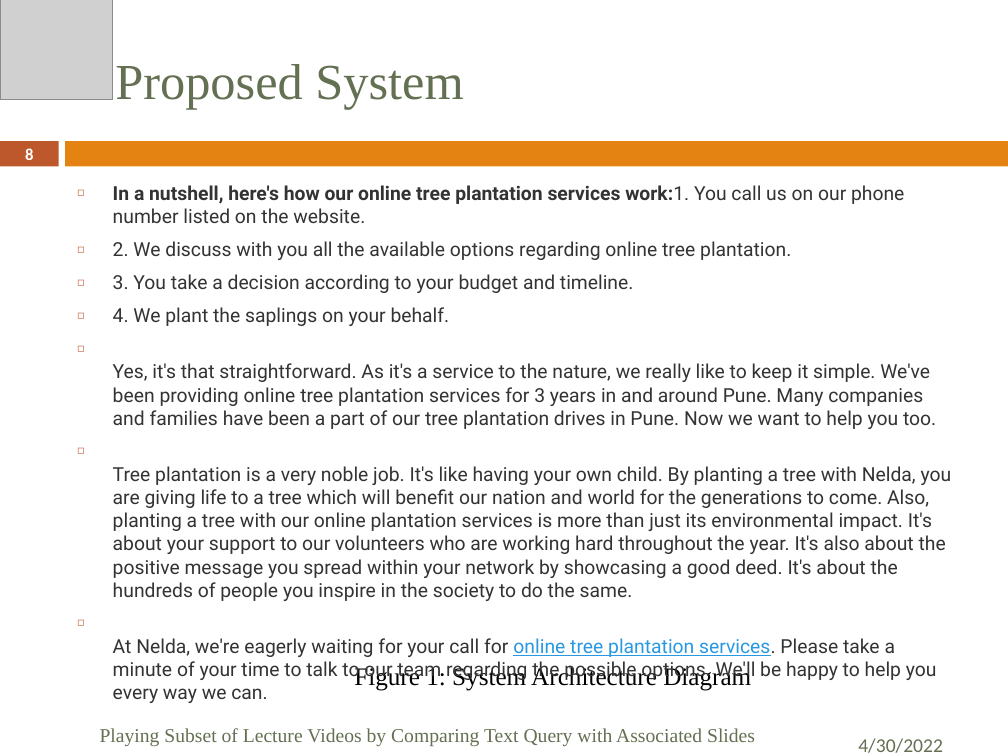
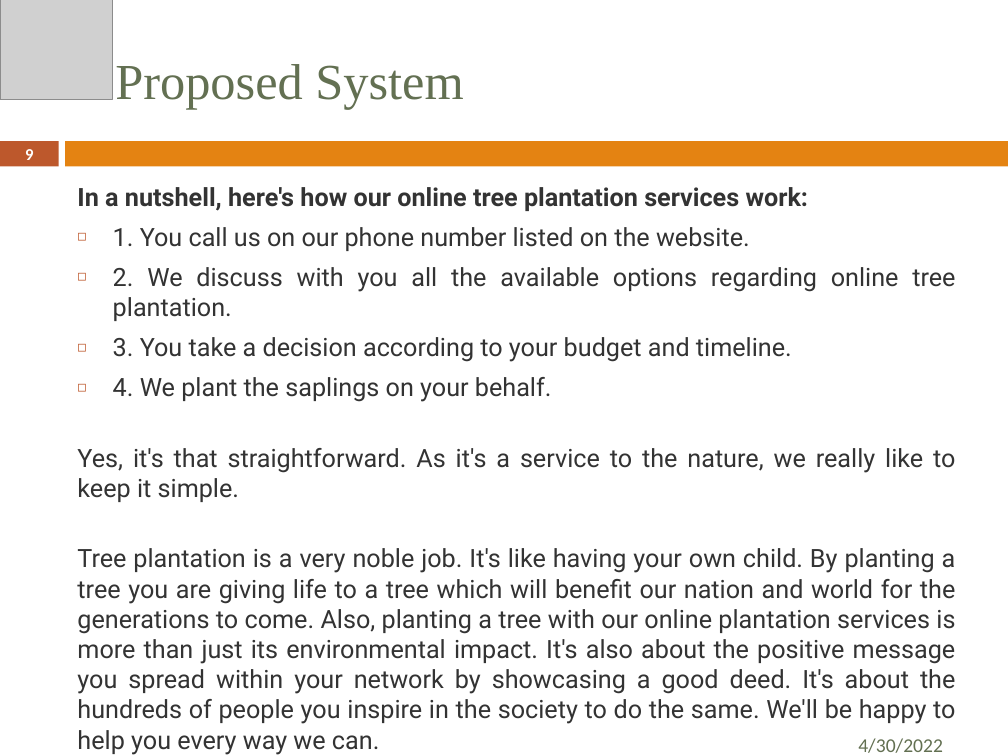
Before and after one commit to Suraj1089/Tree_Plantation, a slide deck: slide 9 of PBL Presentation Format.pptx (slide 8 before the commit). Drawn at 1008x756 pixels with LibreOffice and Linux fonts; fonts in the diff are those of the drawing; grey boxes stand for pictures. Boxes give left, top, right and bottom in pixels: in the first picture for what was removed or moved away, otherwise in the second. Text is boxed around its words. In the diff, an @@ line names an element or a change of style, - is before the commit and + after.

Commit message:
Presentation added

```diff
--- a/PBL Presentation Format.pptx
+++ b/PBL Presentation Format.pptx
@@ page number at (25, 149, 33, 160): text changed @@
-8
+9
@@ text at (77, 187, 808, 251): text changed; size 13.8 to 18 pt @@
-◻ In a nutshell, here's how our online tree plantation services work:1. You call us on our phone number listed on the website.
+In a nutshell, here's how our online tree plantation services work:
+◻ 1. You call us on our phone number listed on the website.
@@ text at (113, 267, 955, 402): size 13.8 to 18 pt in "2. We discuss with you all the ...", "3. You take a decision according to ...", "4. We plant the saplings on your ..."; alignment left to justified @@
@@ text at (77, 448, 956, 724): text changed; size 13.8 to 18 pt @@
-◻ Yes, it's that straightforward. As it's a service to the nature, we really like to keep it simple. We've been providing online tree plantation services for 3 years in and around Pune. Many companies and families have been a part of our tree plantation drives in Pune. Now we want to help you too.
-◻ Tree plantation is a very noble job. It's like having your own child. By planting a tree with Nelda, you are giving life to a tree which will benefit our nation and world for the generations to come. Also, planting a tree with our online plantation services is more than just its environmental impact. It's about your support to our volunteers who are working hard throughout the year. It's also about the positive message you spread within your network by showcasing a good deed. It's about the hundreds of people you inspire in the society to do the same.
-◻ At Nelda, we're eagerly waiting for your call for online tree plantation services. Please take a minute of your time to talk to our team regarding the possible options. We'll be happy to help you every way we can.
+Yes, it's that straightforward. As it's a service to the nature, we really like to keep it simple.
+Tree plantation is a very noble job. It's like having your own child. By planting a tree you are giving life to a tree which will benefit our nation and world for the generations to come. Also, planting a tree with our online plantation services is more than just its environmental impact. It's also about the positive message you spread within your network by showcasing a good deed. It's about the hundreds of people you inspire in the society to do the same. We'll be happy to help you every way we can.
@@ text removed at (354, 665, 751, 691) @@
-Figure 1: System Architecture Diagram
@@ text removed at (100, 728, 755, 746) @@
-Playing Subset of Lecture Videos by Comparing Text Query with Associated Slides
```
Also in this commit, not shown: 11 other slides changed, 1 slide added.
